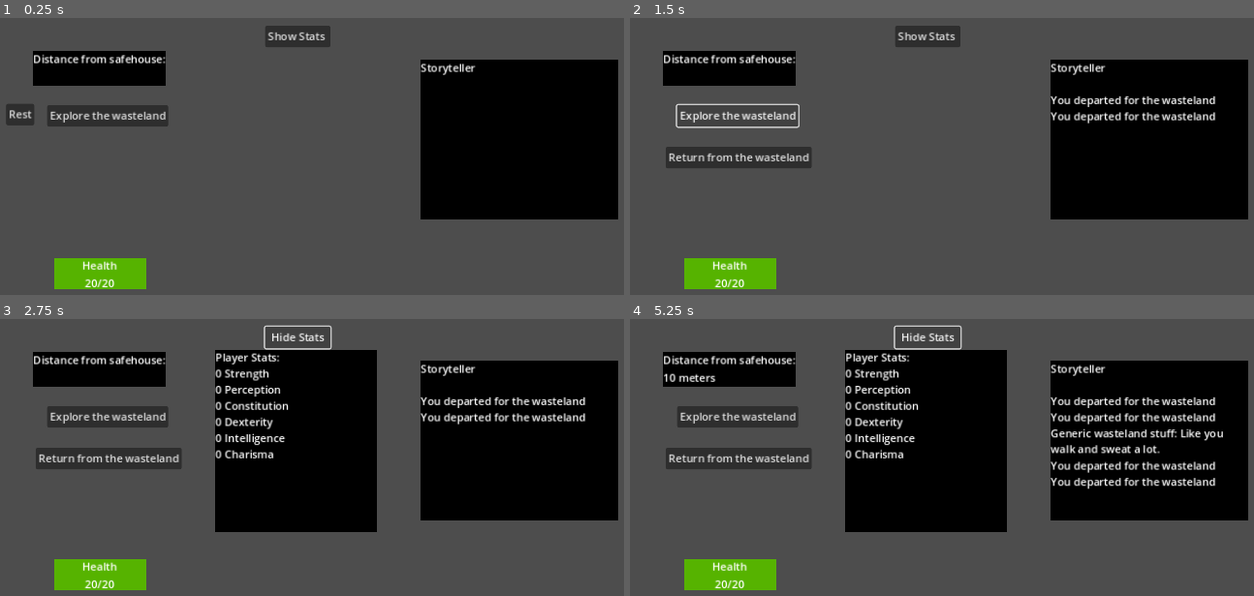
Above: before the commit, frames 1-4 (two rows, left to right).
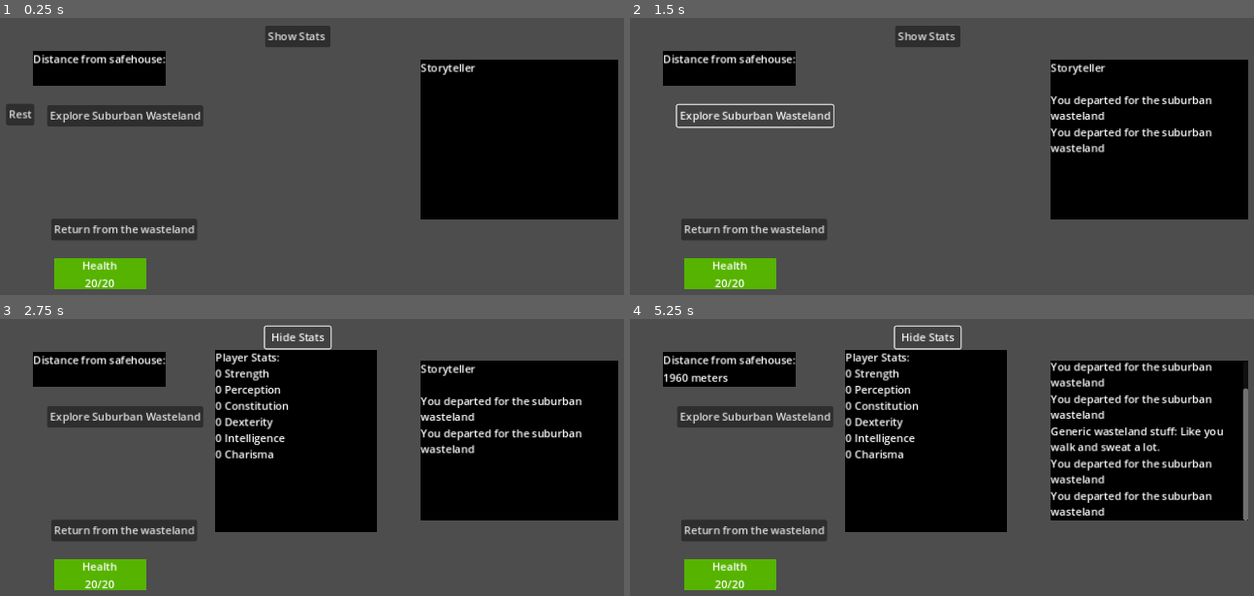
Above: after the commit, the same moments.

Repository: Cablefish1/WastelandExplorer
Game: Godot game, scene res://ui.tscn
Two runs of this game, one before a commit and one after it. Both use one fixed random seed, a clock stepped at 60 frames per second and the inputs below.
Inputs (mouse positions are in pixels of both pictures, inside the frame that each line leads up to):
- Up to frame 1 (0.25 s): no input
- Up to frame 2 (1.5 s): click (736, 114) at 0.5 s, where only the run before the commit has a clickable "Explore the wasteland"; click (754, 114) at 1.25 s, where only the run after the commit has a clickable "Explore Suburban Wasteland"
- Up to frame 3 (2.75 s): click "Show Stats" at 2 s
- Up to frame 4 (5.25 s): click "Hide Stats" at 2.75 s; click (736, 415) at 3.5 s, where only the run before the commit has a clickable "Explore the wasteland"; click (754, 415) at 4.25 s, where only the run after the commit has a clickable "Explore Suburban Wasteland"; click "Show Stats" at 5 s

The runs differ from the first frame. In frame 1, 2.1% of the frame differs, in the area x 8-33%, y 31-81%; in frame 2, 4.9%; in frame 3, 5.1%; in frame 4, 9.0%, in the area x 5-100%, y 15-81%.

Commit message:
Added functionality for new explorable zones and fixed random annoyances

Diff:
--- a/UI_init.gd
+++ b/UI_init.gd
@@ -2,7 +2,9 @@
 
 #player vars
 var wasteland_ticks : int = 0
-var distance_from_safehouse : int = 0
+@export var distance_from_safehouse : int = 0
+var exploration_zone : String = "Suburban Wasteland"
+
 @export var chance_of_hazards : int = 20 #chance of encountering something in the wasteland in percent.
 
 var debug = true
@@ -29,21 +31,25 @@
 
 
 # Called every frame. 'delta' is the elapsed time since the previous frame.
-func _process(delta):
+func _process(_delta):
 	pass
 
 
-func _on_button_pressed():
-	pass
 
-
-func _on_explore_wasteland_button_pressed():
-	storyteller.tell_player("You departed for the wasteland")
+func _on_explore_suburban_wasteland_pressed():
+	storyteller.tell_player("You departed for the suburban wasteland")
 	exploration_tick_timer.start()
 	rest_button.hide()
 	$return_from_wasteland.show()
 
 
+
+func _on_explore_city_core_pressed():
+	pass # Replace with function body.
+
+
+func _on_explore_wildlands_pressed():
+	pass # Replace with function body.
 
 
 func _on_return_from_wasteland_pressed():
@@ -65,14 +71,23 @@
 
 func _on_exploration_tick_timer_timeout():
 	distance_from_safehouse += 10
-	check_if_won()
+	if check_if_out_of_zone():
+		return
+	match exploration_zone:
+		"Suburban Wasteland":
+			if (dicebag.roll_dice(1, 100) <= chance_of_hazards):
+				storyteller.tell_player("[color=yellow]Something hazardous happened in the wasteland.[/color]")
+				world_mechanics.resolve_hazard()
+
+
+
 	update_distance_label()
 	if (dicebag.roll_dice(1, 100) <= chance_of_hazards):
 		storyteller.tell_player("[color=yellow]Something hazardous happened in the wasteland.[/color]")
 		world_mechanics.resolve_hazard()
 		if check_if_dead() == true:
 			game_over()
-
+		return
 	else:
 		storyteller.newline()
 		storyteller.add_text("Generic wasteland stuff: Like you walk and sweat a lot.")
@@ -103,8 +118,22 @@
 func update_distance_label():
 	distance_label.set_text("Distance from safehouse:\n"+str(distance_from_safehouse)+" meters")
 
+func check_if_out_of_zone():
+	if distance_from_safehouse >= 2000:
+		storyteller.tell_player("[color=blue]You reach the end of "+exploration_zone+"[/color]")
+		exploration_tick_timer.stop()
+		match exploration_zone:
+			"Suburban Wasteland":
+				storyteller.tell_player("You now have new areas to explore in search of a safe place or you can pick a new direction and keep exploring the "+exploration_zone)
+				$explore_city_core.show()
+				$explore_wildlands.show()
+				distance_from_safehouse = 0
+				update_distance_label()
+		return true
+
+
 func check_if_won():
-	if distance_from_safehouse >= 2000:
+	if distance_from_safehouse >= 8000:
 		storyteller.tell_player("[color=blue]You finally find a safer safehouse! Congratulations! You have won the game.[/color]")
 		exploration_tick_timer.stop()
 		hide_all_buttons()
--- a/WorldMechanics.gd
+++ b/WorldMechanics.gd
@@ -12,8 +12,8 @@
 	var hazard_file_name = get_hazard_file_name()
 	var hazard = load("res://Hazards/"+hazard_file_name)
 	storyteller.tell_player("[color=yellow]You encounter: "+hazard.hazard_name+".[/color]")
-	storyteller.tell_player(hazard.description)
-	# The folloing array translates the hazards enum to a string that can be read by the dictionary in the playerscript.
+	storyteller.tell_player("[color=yellow]"+hazard.description+".[/color]")
+	# The following array translates the hazards enum to a string that can be read by the dictionary in the playerscript.
 	# Very important this is identical to the stat order in the PlayerDataObject!
 	var stats = ["Strength", "Perception", "Constitution", "Dexterity", "Intelligence", "Charisma"]
 
@@ -28,11 +28,15 @@
 		storyteller.tell_player("[color=red]You take "+str(damage_taken)+" damage[/color]")
 		player.health = player.health - damage_taken
 		$"..".update_health_bar()
-		#resolve bad stuff + check if dead
+		$"..".check_if_dead()
 
 
 
 func get_hazard_file_name():
-	var hazards : Array = ["HiddenTrap.tres", "HungrySurvivors.tres", "RadiationPocket.tres", "RapidAnimal.tres", "SlipperyRocks.tres", "TrafficJam.tres"]
+	var hazards : Array
+	match $"..".exploration_zone:
+		"Suburban Wasteland":
+			hazards = ["HiddenTrap.tres", "HungrySurvivors.tres", "RadiationPocket.tres", "RapidAnimal.tres", "SlipperyRocks.tres", "TrafficJam.tres"]
+
 	var hazard_file_name = hazards.pick_random()
 	return hazard_file_name
--- a/ui.tscn
+++ b/ui.tscn
@@ -31,22 +31,40 @@
 offset_right = 40.0
 offset_bottom = 40.0
 script = ExtResource("1_j44u1")
+distance_from_safehouse = 1950
 
-[node name="explore_wasteland_button" type="Button" parent="."]
+[node name="explore_suburban_wasteland" type="Button" parent="."]
 layout_mode = 0
 offset_left = 83.0
 offset_top = 203.0
 offset_right = 263.0
 offset_bottom = 234.0
-text = "Explore the wasteland"
+text = "Explore Suburban Wasteland"
+
+[node name="explore_city_core" type="Button" parent="."]
+visible = false
+layout_mode = 0
+offset_left = 115.0
+offset_top = 246.0
+offset_right = 282.0
+offset_bottom = 277.0
+text = "Explore city core"
+
+[node name="explore_wildlands" type="Button" parent="."]
+visible = false
+layout_mode = 0
+offset_left = 101.0
+offset_top = 293.0
+offset_right = 294.0
+offset_bottom = 324.0
+text = "Explore the wildlands"
 
 [node name="return_from_wasteland" type="Button" parent="."]
-visible = false
 layout_mode = 0
-offset_left = 66.0
-offset_top = 265.0
-offset_right = 283.0
-offset_bottom = 296.0
+offset_left = 89.0
+offset_top = 372.0
+offset_right = 306.0
+offset_bottom = 403.0
 text = "Return from the wasteland
 "
 
@@ -149,7 +167,9 @@
 
 [node name="ResourcePreloader" type="ResourcePreloader" parent="."]
 
-[connection signal="pressed" from="explore_wasteland_button" to="." method="_on_explore_wasteland_button_pressed"]
+[connection signal="pressed" from="explore_suburban_wasteland" to="." method="_on_explore_suburban_wasteland_pressed"]
+[connection signal="pressed" from="explore_city_core" to="." method="_on_explore_city_core_pressed"]
+[connection signal="pressed" from="explore_wildlands" to="." method="_on_explore_wildlands_pressed"]
 [connection signal="pressed" from="return_from_wasteland" to="." method="_on_return_from_wasteland_pressed"]
 [connection signal="timeout" from="ExplorationTickTimer" to="." method="_on_exploration_tick_timer_timeout"]
 [connection signal="pressed" from="RestButton" to="." method="_on_rest_button_pressed"]
